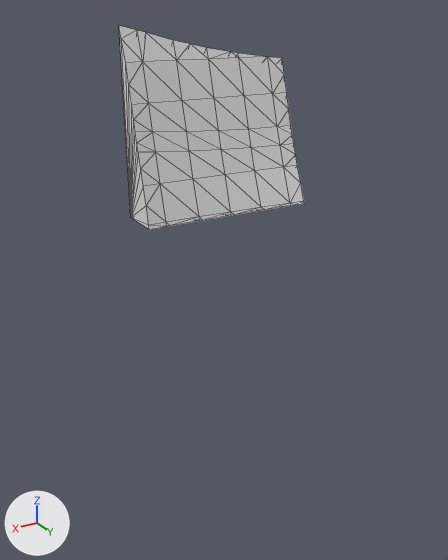
One commit to the glTF model assets/terrain/surface_pieces/surf_24_1.glb: the scene before it, then after it.
Both versions are drawn from a 50 mm camera at (21.32, 115.59, -29.77) aimed at (12.68, 101.19, -36.97). Lighting does not change. The marker at lower left points along +X, +Y and +Z. The picture after the commit comes second. Mesh edges are drawn as thin lines. Where no turn or scale is listed for an object, it has been applied to the vertices.

Names of what the first picture shows: 'geometry_0'.
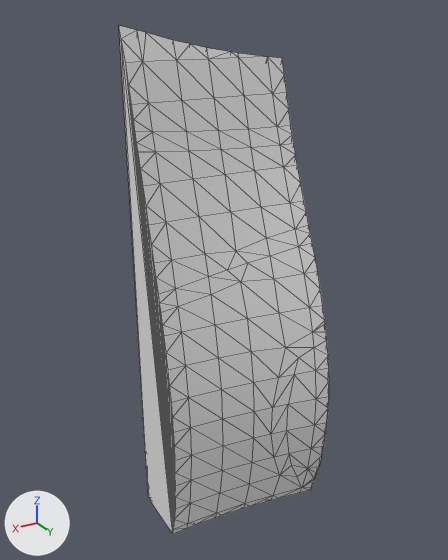
What the commit changed:
me_geometry_0 is used by ob_geometry_0; location (0.0, 0.0, 0.0).
me_geometry_0 had 77 vertices, 150 faces and spanned x 10.0..15.0, y 100.0..101.39, z -35.0..-30.05.
me_geometry_0 now has 190 vertices, 376 faces and spans x 10.0..15.0, y 100.0..103.14, z -45.0..-30.05.
Part 1, on me_geometry_0:
12 vertices are removed from x 10.0..15.0, y 100.0..101.39, z -35.0.
63 faces are deleted.
2 vertices move from x 10.37..14.5, y 101.24..101.38, z -35.0 to x 10.0..15.0, y 101.33..101.5, z -35.38..-35.23.
125 vertices are added at x 10.0..15.0, y 100.0..103.14, z -45.0..-35.61.
289 new faces join them.

Pixel boxes (x1, y1, x2, y2) of what changed, in the pictures (448 x 560 px):
'geometry_0', reshaped (13% wider, 148% taller): before (119, 26, 304, 230); after (119, 26, 329, 534)
part 1 of me_geometry_0, built on: before (120, 46, 304, 230); after (120, 46, 329, 534)
